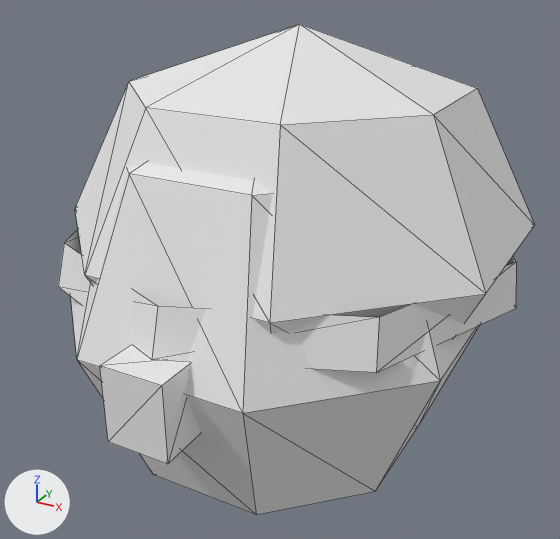
The glTF model assets/models/villager-head-kerchief.glb, before and after one commit.
The view is the same before and after, from a camera (50 mm lens) standing at (0.579, -1.066, 2.722) and looking at (-0.033, 0.046, 2.166). The axes (+X, +Y, +Z) are drawn at lower left. The lights are the same throughout. The older version comes first. Mesh edges are drawn as thin lines. Vertices at exactly the same position are counted once.

Objects in the first picture: 'head'.
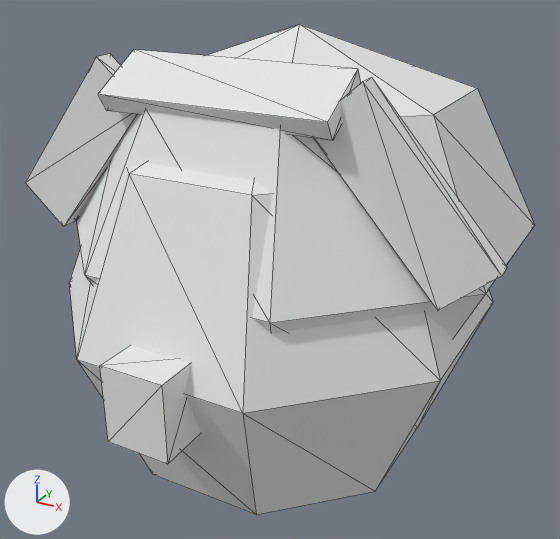
Changed parts and their boxes [x1, y1, x2, y2] in the pictures (560 x 539 px):
'head', reshaped (7% wider)
    before: [58, 24, 535, 515]
    after: [25, 24, 535, 515]
part 1 of me_head, deleted
    before: [58, 229, 516, 373]
part 2 of me_head, added
    after: [25, 50, 507, 311]

Patch to the scene script:
```diff
--- a/assets/models/villager-head-kerchief.glb.py
+++ b/assets/models/villager-head-kerchief.glb.py
@@ me_head @@
 # used by ob_head; location = (0.0, 0.0, 0.0)
-me_head.from_pydata(...)  # 106 vertices, 172 faces; spans x -0.385..0.385, y -0.41..0.565, z 1.8..2.586
+me_head.from_pydata(...)  # 114 vertices, 192 faces; spans x -0.398..0.398, y -0.41..0.565, z 1.8..2.586
+# me_head part 1: the loose piece of 16 vertices spanning x -0.385..0.385, y -0.365..0.405, z 2.2..2.27 is deleted
+# me_head part 2
+# 16 vertices are added at x -0.398..0.398, y -0.221..-0.119, z 2.267..2.559
+# 8 new vertices lie (0.0, 0.03, 0.001) away from vertices in x -0.398..0.398, y -0.185..-0.175, z 2.267..2.552
+# 36 new faces join them
 me_head.materials.append(mat_palette)
```
